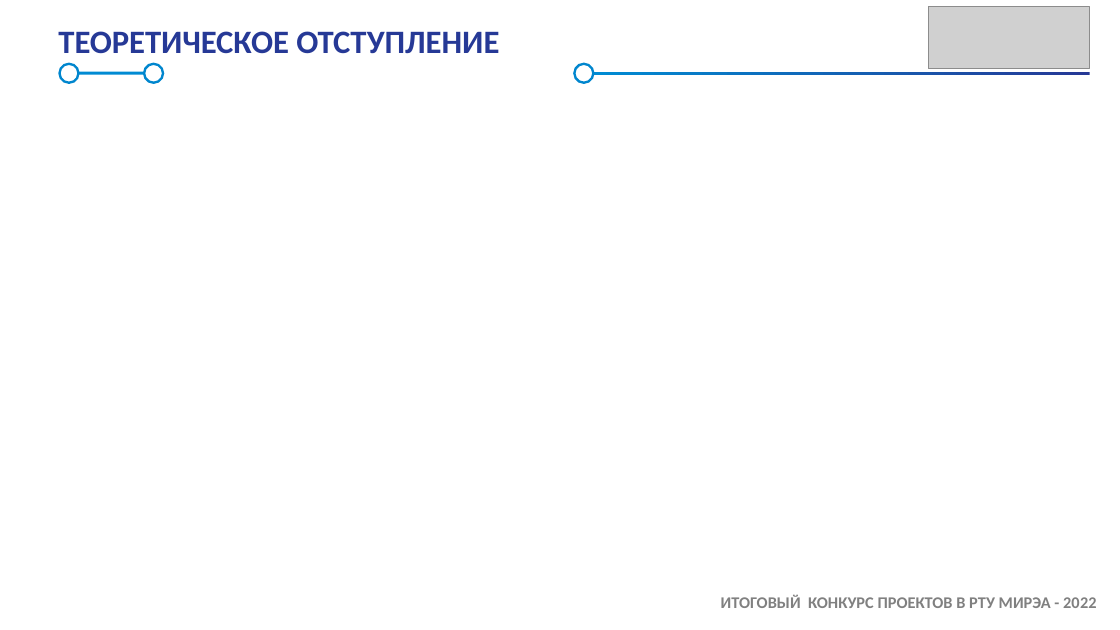
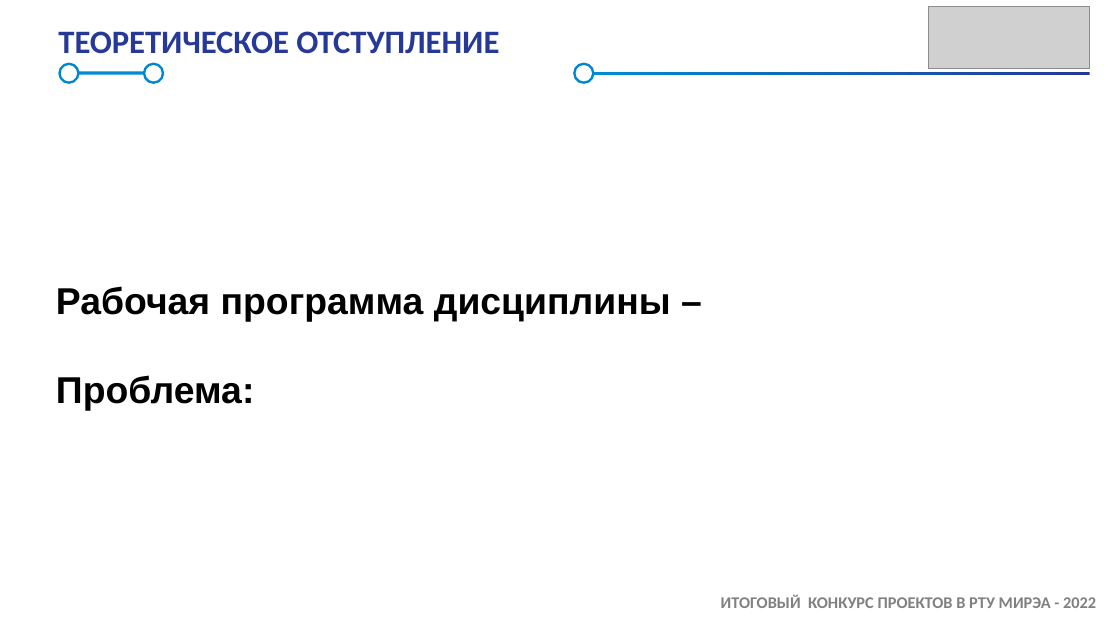
Before and after one commit to Amonimus/RPD_Samsonov, a slide deck: slide 3 of Samsung_Презентация.pptx. Drawn at 1120x630 pixels with LibreOffice and Linux fonts; fonts in the diff are those of the drawing; grey boxes stand for pictures; background and template pictures are left out. Boxes give left, top, right and bottom in pixels: in the first picture for what was removed or moved away, otherwise in the second. Text is boxed around its words. In the diff, an @@ line names an element or a change of style, - is before the commit and + after.

```diff
--- a/Samsung_Презентация.pptx
+++ b/Samsung_Презентация.pptx
@@ text added at <box>56,286,671,411</box>, 32 pt, text #000000, bold @@
+Рабочая программа дисциплины –
+Проблема:
```
Also in this commit, not shown: 4 other slides changed, 2 slides added, 2 slides removed, 5 other files.
